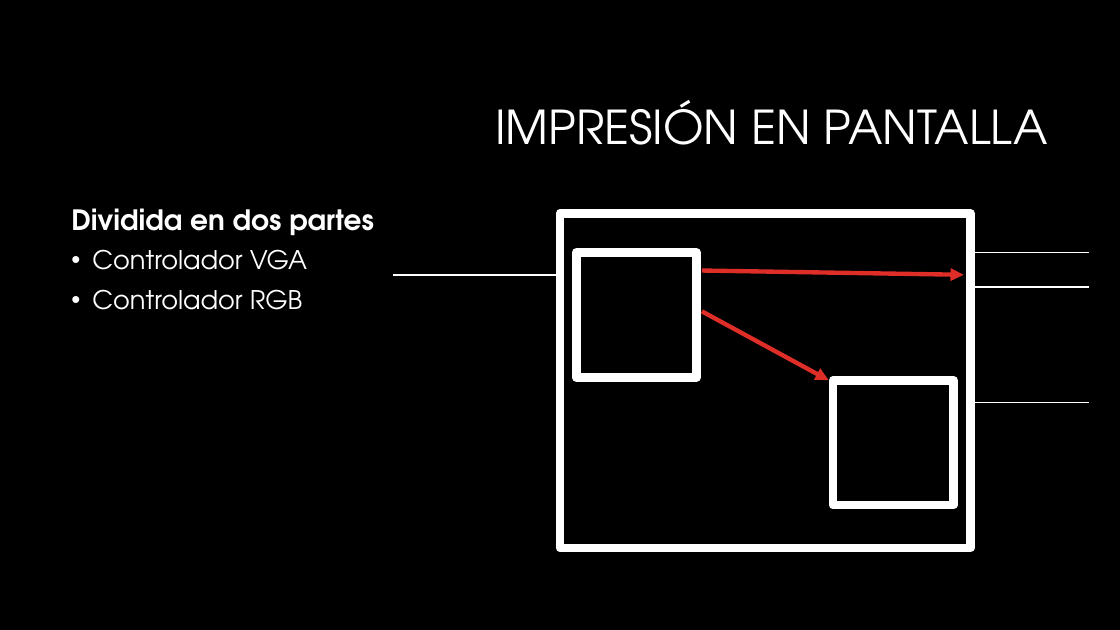
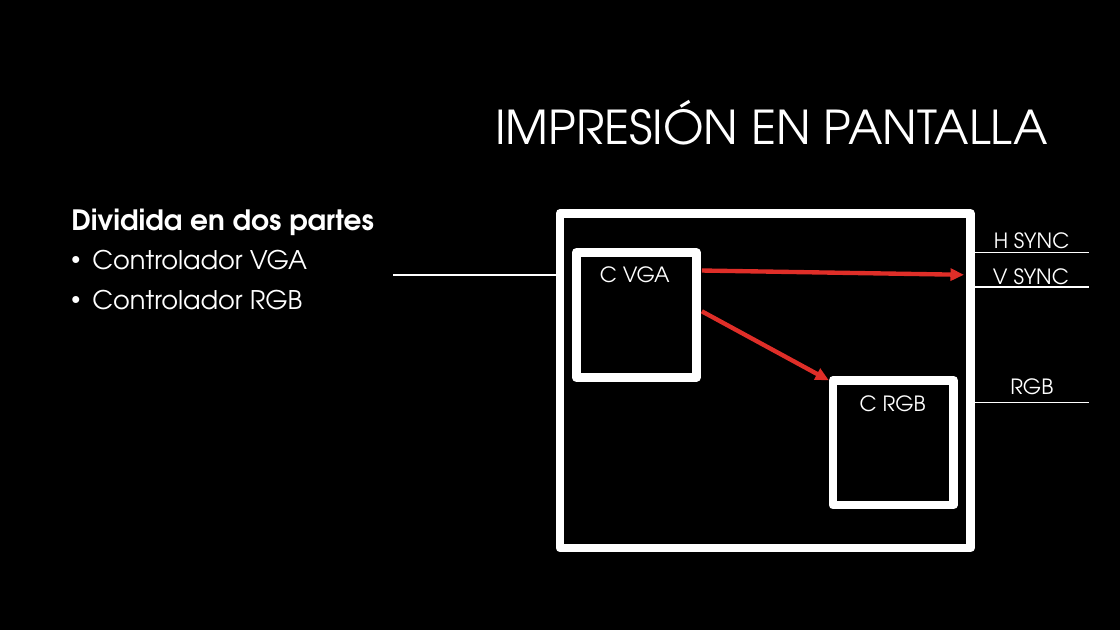
Before and after one commit to ITBA-E3-2018/tpf-team-1, a slide deck: slide 4 of Presentacion electro III.pptx. Drawn at 1120x630 pixels with LibreOffice and Linux fonts; fonts in the diff are those of the drawing; background and template pictures are left out. Boxes give left, top, right and bottom in pixels: in the first picture for what was removed or moved away, otherwise in the second. Text is boxed around its words. In the diff, an @@ line names an element or a change of style, - is before the commit and + after.

```diff
--- a/Presentacion electro III.pptx
+++ b/Presentacion electro III.pptx
@@ text added at (994, 232, 1069, 253), 18 pt, text #FFFFFF @@
+H SYNC
@@ text added at (600, 266, 670, 283), 18 pt, text #FFFFFF @@
+C VGA
@@ text added at (993, 268, 1069, 288), 18 pt, text #FFFFFF @@
+V SYNC
@@ text added at (1010, 378, 1053, 403), 18 pt, text #FFFFFF @@
+RGB
@@ text added at (860, 395, 926, 412), 18 pt, text #FFFFFF @@
+C RGB
```
Also in this commit, not shown: 5 other slides changed.
